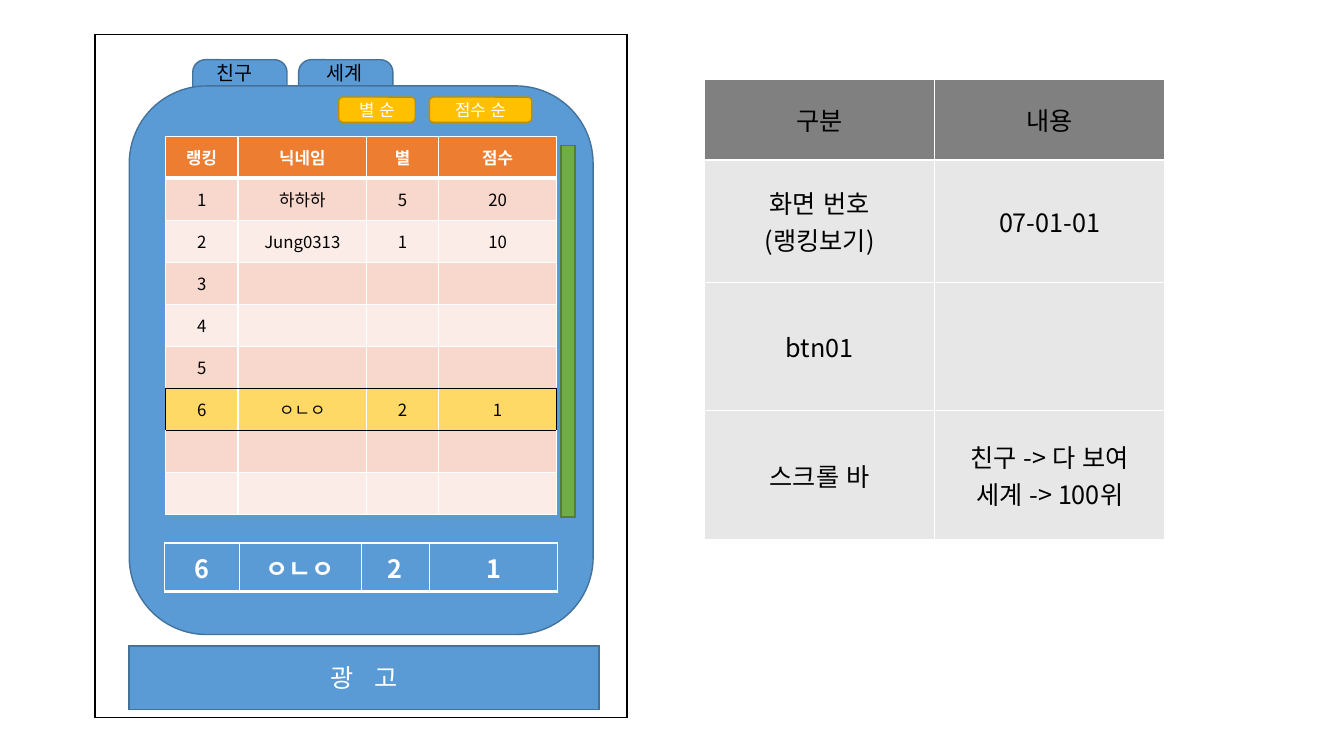
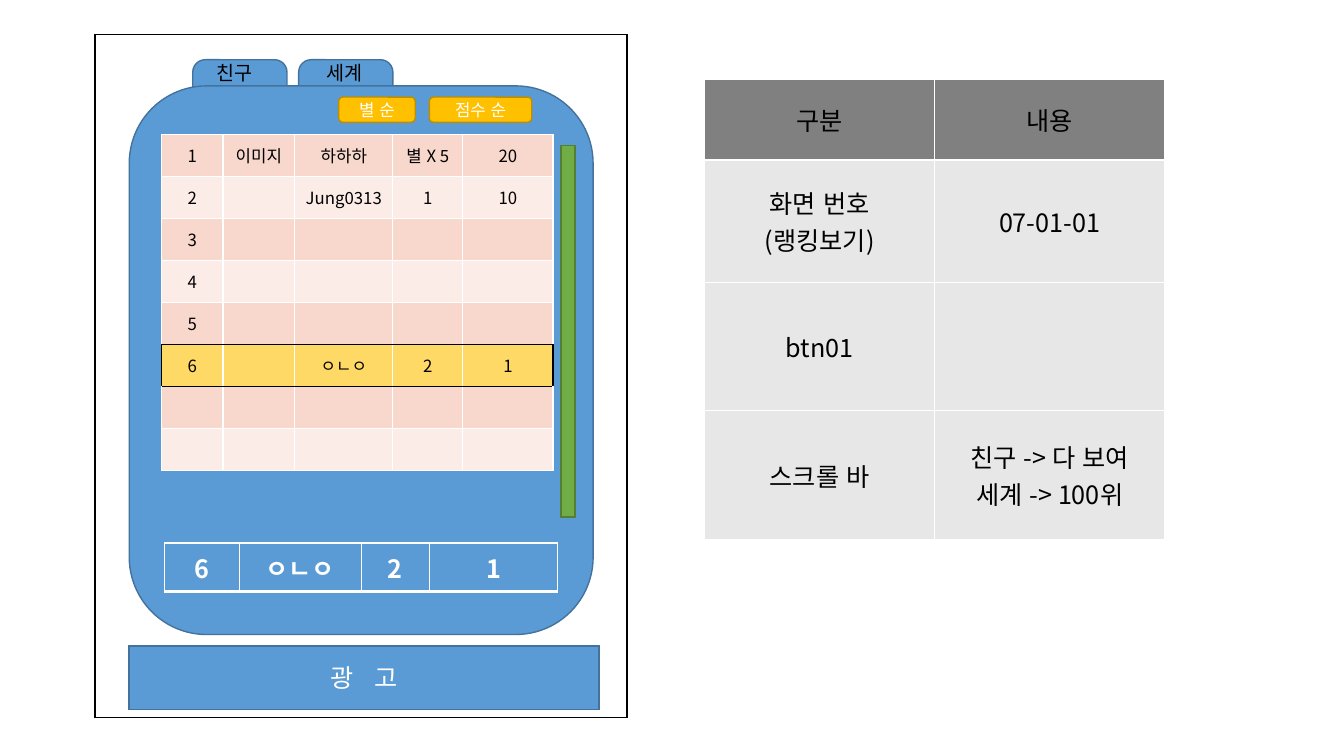
Before and after one commit to Maze-of-memories/origin, a slide deck: slide 11 of 화면정의서.pptx. Drawn at 1344x756 pixels with LibreOffice and Linux fonts; fonts in the diff are those of the drawing. Boxes give left, top, right and bottom in pixels: in the first picture for what was removed or moved away, otherwise in the second. Text is boxed around its words. In the diff, an @@ line names an element or a change of style, - is before the commit and + after.

```diff
--- a/화면정의서.pptx
+++ b/화면정의서.pptx
@@ table at (161,134,554,470) @@
-랭킹 | 닉네임 | 별 | 점수
-1 | 하하하 | 5 | 20
-2 | Jung0313 | 1 | 10
-3 |  |  | 
-4 |  |  | 
-5 |  |  | 
-6 | ㅇㄴㅇ | 2 | 1
- |  |  | 
- |  |  | 
+1 | 이미지 | 하하하 | 별 X 5 | 20
+2 |  | Jung0313 | 1 | 10
+3 |  |  |  | 
+4 |  |  |  | 
+5 |  |  |  | 
+6 |  | ㅇㄴㅇ | 2 | 1
+ |  |  |  | 
+ |  |  |  | 
@@ table: place and size @@
-table at (165,136,557,514)
+table at (161,134,554,470)
```
Also in this commit, not shown: 12 other files.
